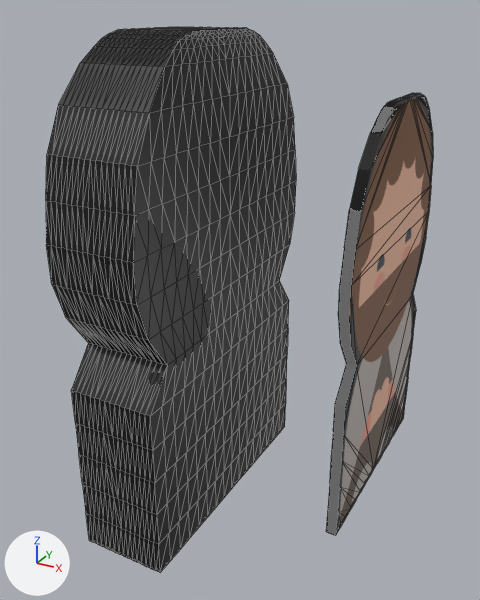
A saved change to the COLLADA model testobjekt.dae.
Both versions are drawn from a 50 mm lens placed at (2.21, -0.16, 3.21), pointed at (0.11, 3.66, 1.3). The lights are fixed; the arrows at lower left show +X, +Y and +Z. Mesh edges are drawn as thin lines. Where no turn or scale is listed for an object, it has been applied to the vertices.
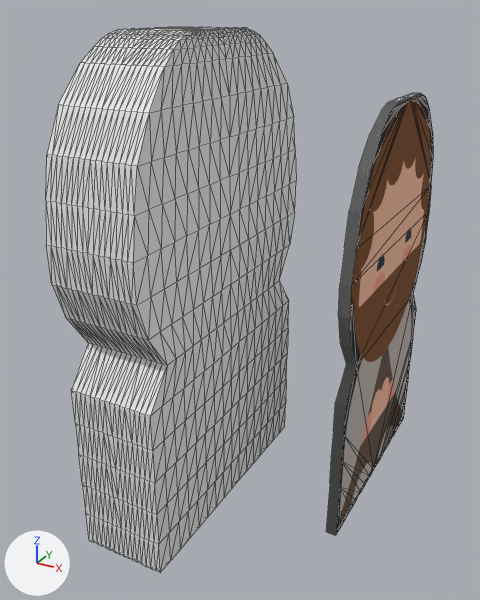
Changed parts and their boxes [x1, y1, x2, y2] in the pictures (480 x 600 px):
'Cube', recoloured: [46, 27, 296, 573] in both
part 1 of me_cube_002, recoloured: [326, 93, 421, 535] in both

Edits to the bpy script that builds the scene:
```text
Add mat_front_png:
    mat_front_png = principled_material('front_png')
    mat_front_png.texture = img_front_png
    mat_front_png.roughness = 0.9
Change me_cube_001:
    where me_cube_001.from_pydata(...)  # 1377 vertices, 2750 faces; spans x -0.28..0.28, y -0.95..0.95, z -1.78..1.28
    remove me_cube_001.materials.append(mat_material_001)  # picture img_front_png
Change me_cube_002:
    where me_cube_002.from_pydata(...)  # 1137 vertices, 2270 faces; spans x -0.04..0.04, y -0.95..0.95, z -1.78..1.28
    used by ob_cube_001; location = (0.941, 4.461, 1.379)
    me_cube_002 part 1: 2206 faces spanning x -0.04..0.04, y -0.95..0.95, z -1.78..1.28 switch from mat_material_001 (picture img_front_png) to no material
    add me_cube_002.materials.append(mat_front_png)  # picture img_front_png
```
